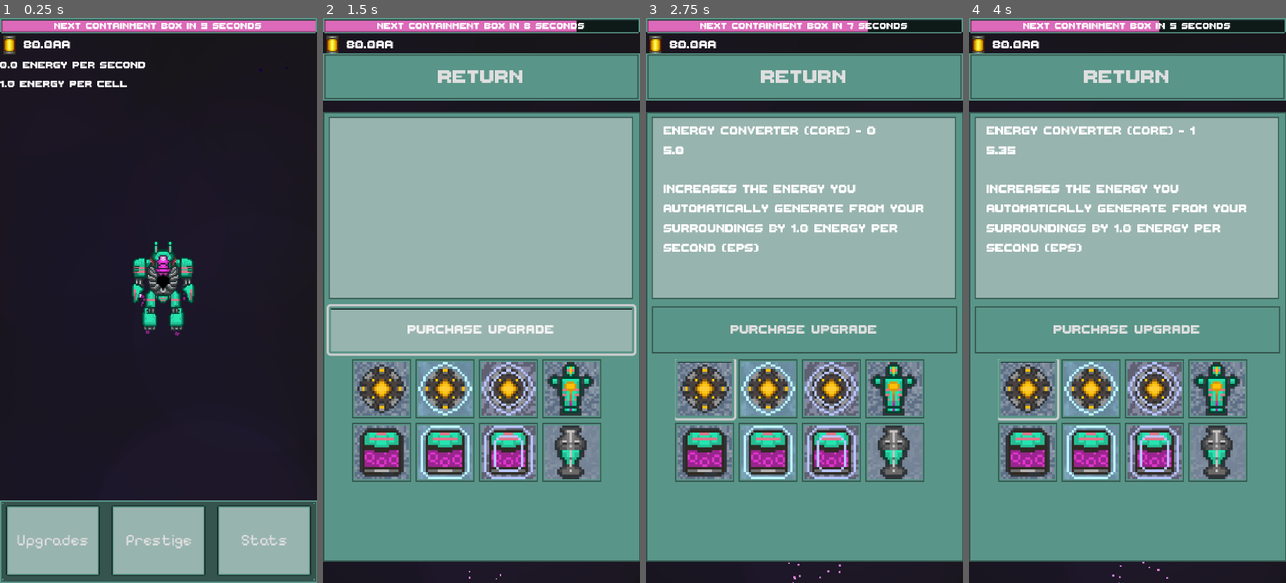
Above: before the commit, frames 1-4 (left to right).
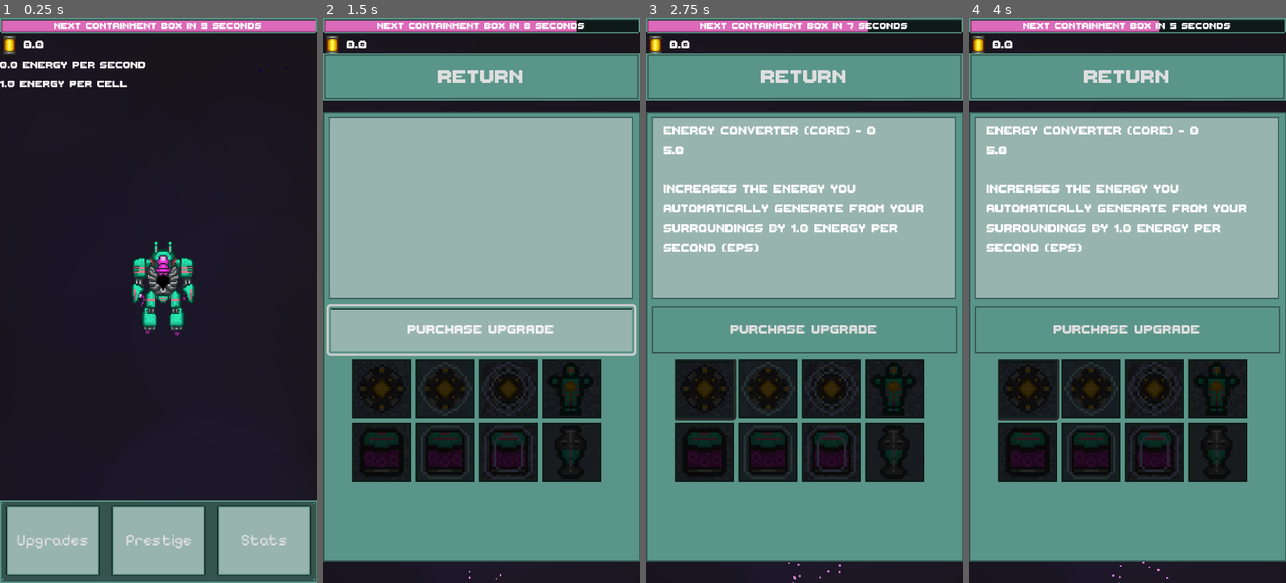
Above: after the commit, the same moments.

Repository: MightyPossum/Kabal-GameJam-2025
Game: Godot game, scene res://assets/scenes/GameScene.tscn
Two runs of this game, one before a commit and one after it. Both use one fixed random seed, a clock stepped at 60 frames per second and the inputs below.
Inputs (mouse positions are in pixels of both pictures, inside the frame that each line leads up to):
- Up to frame 1 (0.25 s): no input
- Up to frame 2 (1.5 s): click "Upgrades" at 0.5 s; click "Purchase Upgrade" at 1.25 s
- Up to frame 3 (2.75 s): click (706, 390) at 2.02 s
- Up to frame 4 (4 s): click "Purchase Upgrade" at 2.75 s; click (1029, 390) at 3.52 s

The runs differ from the first frame. In frame 1, 0.1% of the frame differs, in the area x 7-23%, y 4-6%; in frame 2, 16%; in frame 3, 16%; in frame 4, 16%, in the area x 7-88%, y 4-83%.

Commit message:
Fixed cheat

Diff:
--- a/assets/scripts/globalvariables.gd
+++ b/assets/scripts/globalvariables.gd
@@ -72,7 +72,7 @@
 var UX : Control = null
 var MECH : Node2D = null
 
-var ENERGY : Big = Big.new(8,16)
+var ENERGY : Big = Big.new(0)
 var ENERGY_STRING : String:
 	get:
 		return ENERGY.toAA()
